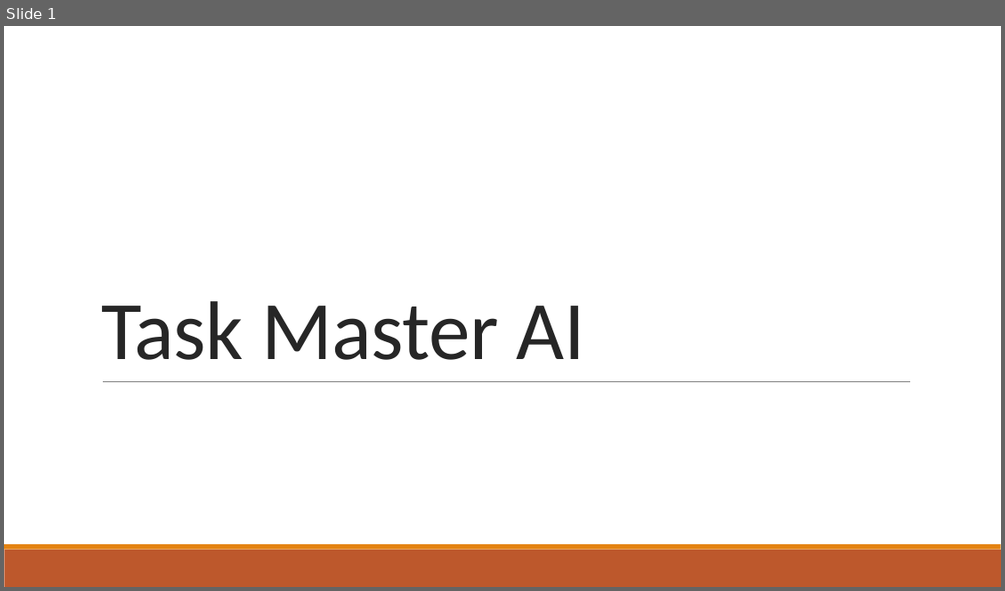
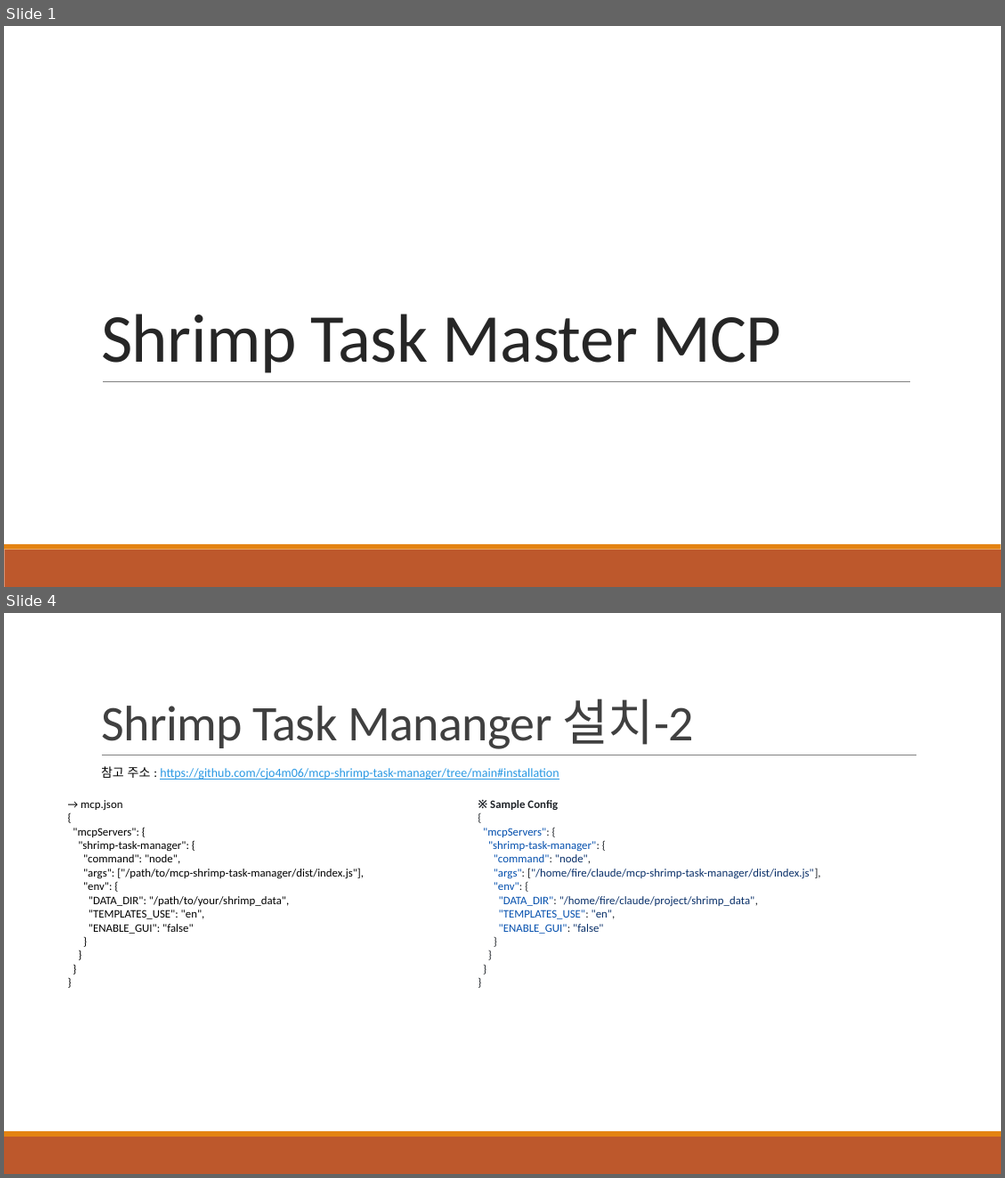
Before and after one commit to khb3025/study-claude-code, a slide deck: PPT정리/28. Shrimp Task Master AI.pptx. Shown one above the other, each under a label of ours: slide 1 before the commit, slides 1 and 4 after it; the slides between them are not shown. The pictures are 1005x591 and 1005x1178 pixels, drawn with LibreOffice and Linux fonts; fonts in the diff are those of the drawing. Boxes give left, top, right and bottom in pixels: in the first picture for what was removed or moved away, otherwise in the second. Text is boxed around its words. In the diff, an @@ line names an element or a change of style, - is before the commit and + after.

Commit message:
shrimp Task Manager PPT 정리

```diff
--- a/PPT정리/28. Shrimp Task Master AI.pptx
+++ b/PPT정리/28. Shrimp Task Master AI.pptx
@@ slide 4 added at (4,613,1001,1174), background #FFFFFF; not listed: 2 template elements that a slide beside it also shows @@
@@ title added at (101,698,694,749), 48 pt, text #404040 @@
+Shrimp Task Mananger 설치-2
@@ text added at (101,766,558,779), 12 pt, text #2998E3, underline @@
+참고 주소 : https://github.com/cjo4m06/mcp-shrimp-task-manager/tree/main#installation
@@ line added from (102, 755) to (917, 755), #808080 0.5 pt @@
@@ text added at (73,800,364,933), 11 pt, text #000000 @@
+→ mcp.json
+{
+"mcpServers": {
+"shrimp-task-manager": {
+"command": "node",
+"args": ["/path/to/mcp-shrimp-task-manager/dist/index.js"],
+"env": {
+"DATA_DIR": "/path/to/your/shrimp_data",
+"TEMPLATES_USE": "en",
+"ENABLE_GUI": "false"
+}
+}
+}
+}
@@ text added at (483,800,821,933), 11 pt, text #0A3069 @@
+※ Sample Config
+{
+"mcpServers": {
+"shrimp-task-manager": {
+"command": "node",
+"args": ["/home/fire/claude/mcp-shrimp-task-manager/dist/index.js"],
+"env": {
+"DATA_DIR": "/home/fire/claude/project/shrimp_data",
+"TEMPLATES_USE": "en",
+"ENABLE_GUI": "false"
+}
+}
+}
+}
@@ slide 1 changed as well @@
@@ title at (101,313,781,373): text changed; size 80 to 66 pt @@
-Task Master AI
+Shrimp Task Master MCP
```
Also in this commit, not shown: 15 other slides added, 3 slides removed, 4 other files.
